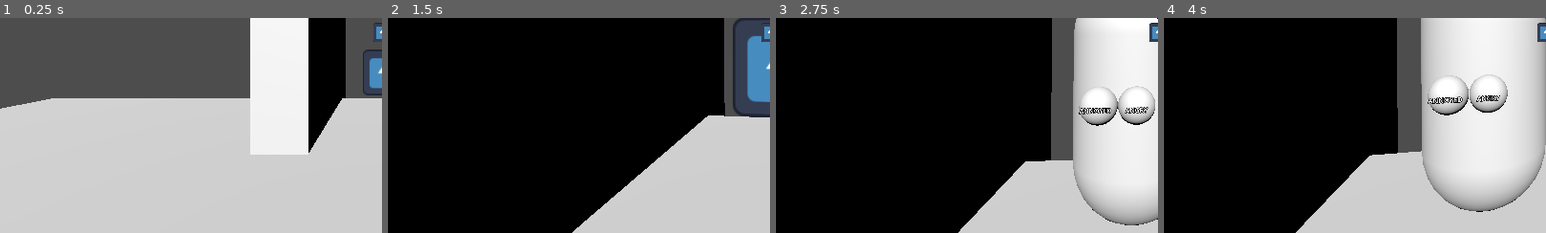
Above: before the commit, frames 1-4 (left to right).
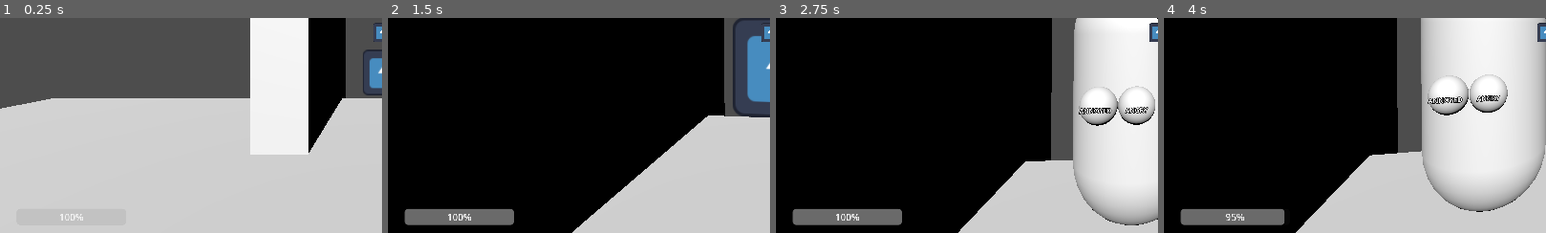
Above: after the commit, the same moments.

Repository: James-Perdue/global-jam26
Game: Godot game, scene res://levels/root_level.tscn
The game is run twice, just before and just after one commit, with the same random seed, the same clock (stepped at 60 frames per second) and the same inputs. The engine's default icon, where the game draws it, is replaced by a stand-in: a white triangle on a blue panel in a dark square.
Inputs (mouse positions are % of the whole screen's width and height, from its top left):
- Up to frame 1 (0.25 s): no input
- Up to frame 2 (1.5 s): move the mouse to (55, 50) at 0.52 s; press the mouse at (55, 50) at 0.53 s; hold W (move_forward) from 0.53 s (still down); move the mouse to (45, 50) at 1.27 s; release the mouse at (45, 50) at 1.28 s; click (45, 50) at 1.35 s
- Up to frame 3 (2.75 s): keep holding W (move_forward); move the mouse to (52, 48) at 2.02 s; press the mouse at (52, 48) at 2.03 s
- Up to frame 4 (4 s): keep holding W (move_forward); tap Enter at 2.75 s; move the mouse to (49, 52) at 2.77 s; release the mouse at (49, 52) at 2.78 s; click (49, 52) at 2.85 s; move the mouse to (57, 51) at 3.52 s; press the mouse at (57, 51) at 3.53 s
The pictures show only the part of the screen within x 0-50%, y 46-96%; the shares and areas given below are measured in that part.

The runs differ from the first frame. In frame 1, less than 0.1% of the frame differs, in the area x 15-22%, y 91-95%; in frame 2, 2.2%, in the area x 4-33%, y 88-97%; in frame 3, 2.2%; in frame 4, 2.0%.

Commit message:
healthbar, hud

Diff:
--- /dev/null
+++ b/autoload/GameManager.gd
@@ -0,0 +1,7 @@
+extends Node
+
+func _ready() -> void:
+	SignalBus.game_over.connect(_on_game_over)
+
+func _on_game_over() -> void:
+	get_tree().reload_current_scene()
--- a/autoload/SignalBus.gd
+++ b/autoload/SignalBus.gd
@@ -6,3 +6,5 @@
 signal wrong_mask(mask:Mask)
 
 signal reset_game
+signal game_over
+signal player_health_changed(health:int)
--- a/enemy/enemy.gd
+++ b/enemy/enemy.gd
@@ -30,7 +30,7 @@
 func _clear_masks() -> void:
 	for mask in masks:
 		mask.hit.disconnect(_on_mask_hit)
-		mask.hide()
+		mask.reset_mask()
 
 func _enable_masks() -> void:
 	var active_masks: int = 0
--- a/enemy/mask/mask.gd
+++ b/enemy/mask/mask.gd
@@ -11,7 +11,12 @@
 	hit.connect(_on_hit)
 	emotion_debug_label.text = Enums.Emotion.keys()[emotion]
 
+func reset_mask():
+	hide()
+	$Collider/CollisionShape3D.disabled = true
+
 func set_emotion(value: Enums.Emotion) -> void:
+	$Collider/CollisionShape3D.disabled = false
 	emotion = value
 	emotion_debug_label.text = Enums.Emotion.keys()[emotion]
 
--- a/levels/root_level.gd
+++ b/levels/root_level.gd
@@ -1,2 +1,7 @@
 extends Node3D
 class_name RootLevel
+
+@onready var player: Player = $Player
+@onready var hud: Hud = $Hud
+func _ready() -> void:
+	hud.player = player
--- a/levels/root_level.tscn
+++ b/levels/root_level.tscn
@@ -25,6 +25,7 @@
 
 [node name="Encounter" parent="CSGCombiner3D" unique_id=1653614673 instance=ExtResource("2_05t6u")]
 transform = Transform3D(1, 0, 0, 0, 1, 0, 0, 0, 1, -0.055560827, 0.9973335, -5.9527197)
+damage_rate = 5.0
 
 [node name="Player" parent="." unique_id=1257764422 instance=ExtResource("1_eeq8h")]
 transform = Transform3D(1, 0, 0, 0, 1, 0, 0, 0, 1, -0.14560461, 1.9737635, -0.41064358)
--- a/player/player.gd
+++ b/player/player.gd
@@ -3,26 +3,42 @@
 
 @export var move_speed: float = 5.0
 @export var mouse_sensitivity = 0.002
+@export var max_health: int = 100
+@export var damage_cooldown: float = 1.0
 
+var health: int = max_health
 var gravity = ProjectSettings.get_setting("physics/3d/default_gravity")
 var in_encounter : bool = false
 var rotation_locked : bool = false
 var current_encounter : Encounter = null
 
 @onready var camera = $Camera3D
+@onready var damage_timer: Timer = Timer.new()
 
 func _ready() -> void:
 	Input.set_mouse_mode(Input.MOUSE_MODE_CAPTURED)
 	SignalBus.start_encounter.connect(_on_encounter_started)
 	SignalBus.end_encounter.connect(_on_encounter_ended)
+	add_child(damage_timer)
+	#damage_timer.one_shot = true
+	damage_timer.wait_time = damage_cooldown
+	damage_timer.timeout.connect(_on_damage_timer_timeout)
+	await get_tree().process_frame
+	SignalBus.player_health_changed.emit(health)
+
+func _on_damage_timer_timeout() -> void:
+	take_damage()
+	damage_timer.start()
 
 func _on_encounter_started(encounter: Encounter) -> void:
 	in_encounter = true
 	current_encounter = encounter
+	damage_timer.start()
 
 func _on_encounter_ended() -> void:
 	in_encounter = false
 	current_encounter = null
+	damage_timer.stop()
 
 func _input(event: InputEvent) -> void:
 	if event is InputEventMouseMotion and not rotation_locked:
@@ -95,3 +111,10 @@
 		velocity.z = move_toward(velocity.z, 0, move_speed)
 
 	move_and_slide()
+
+func take_damage() -> void:
+	health -= ceil(current_encounter.damage_rate)
+	print("Player damaged: ", health)
+	SignalBus.player_health_changed.emit(health)
+	if health <= 0:
+		SignalBus.game_over.emit()
--- /dev/null
+++ b/ui/hud.gd
@@ -0,0 +1,11 @@
+extends CanvasLayer
+class_name Hud
+
+var player: Player = null
+@onready var health_bar: ProgressBar = %HealthBar
+# Called when the node enters the scene tree for the first time.
+func _ready() -> void:
+	SignalBus.player_health_changed.connect(_on_player_health_changed)
+
+func _on_player_health_changed(health: int) -> void:
+	health_bar.value = health
--- a/ui/hud.tscn
+++ b/ui/hud.tscn
@@ -1,8 +1,10 @@
 [gd_scene format=3 uid="uid://bg5llagmpo288"]
 
+[ext_resource type="Script" uid="uid://bqub8lkxiqtak" path="res://ui/hud.gd" id="1_276te"]
 [ext_resource type="Texture2D" uid="uid://bla5jjpa7oa5y" path="res://icon.svg" id="1_rbyyf"]
 
 [node name="Hud" type="CanvasLayer" unique_id=1560016975]
+script = ExtResource("1_276te")
 
 [node name="HudBaseControl" type="Control" parent="." unique_id=342676209]
 layout_mode = 3
@@ -29,3 +31,15 @@
 grow_vertical = 2
 scale = Vector2(0.25, 0.25)
 texture = ExtResource("1_rbyyf")
+
+[node name="HealthBar" type="ProgressBar" parent="HudBaseControl" unique_id=1287639065]
+unique_name_in_owner = true
+layout_mode = 1
+anchors_preset = 2
+anchor_top = 1.0
+anchor_bottom = 1.0
+offset_left = 28.0
+offset_top = -66.0
+offset_right = 211.0
+offset_bottom = -39.0
+grow_vertical = 0
Not shown, added: autoload/GameManager.gd.uid
Not shown, added: ui/hud.gd.uid
